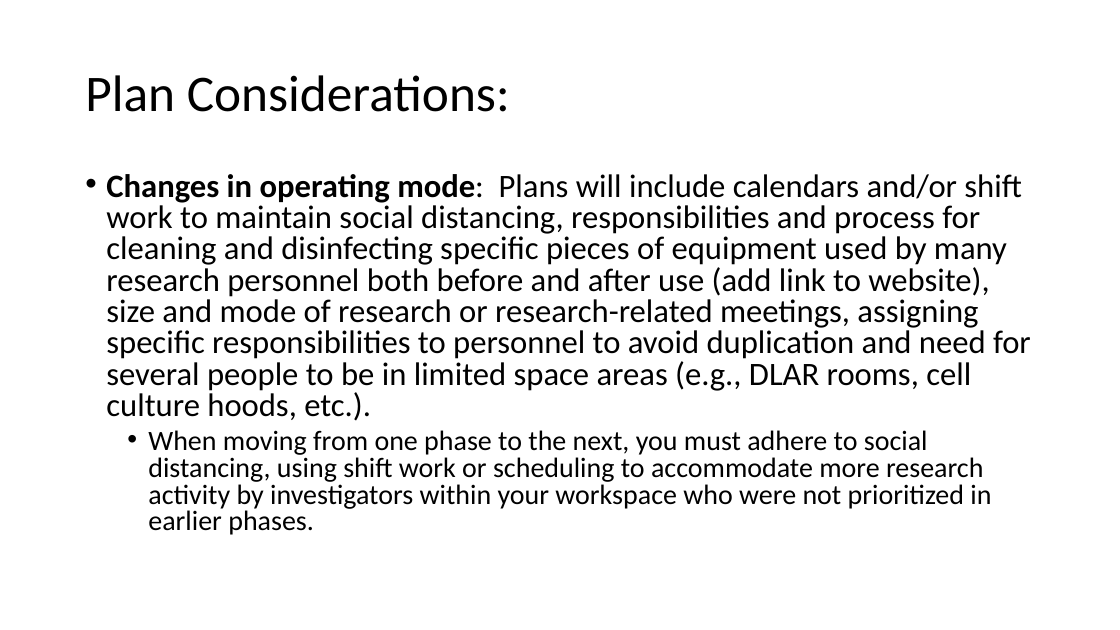
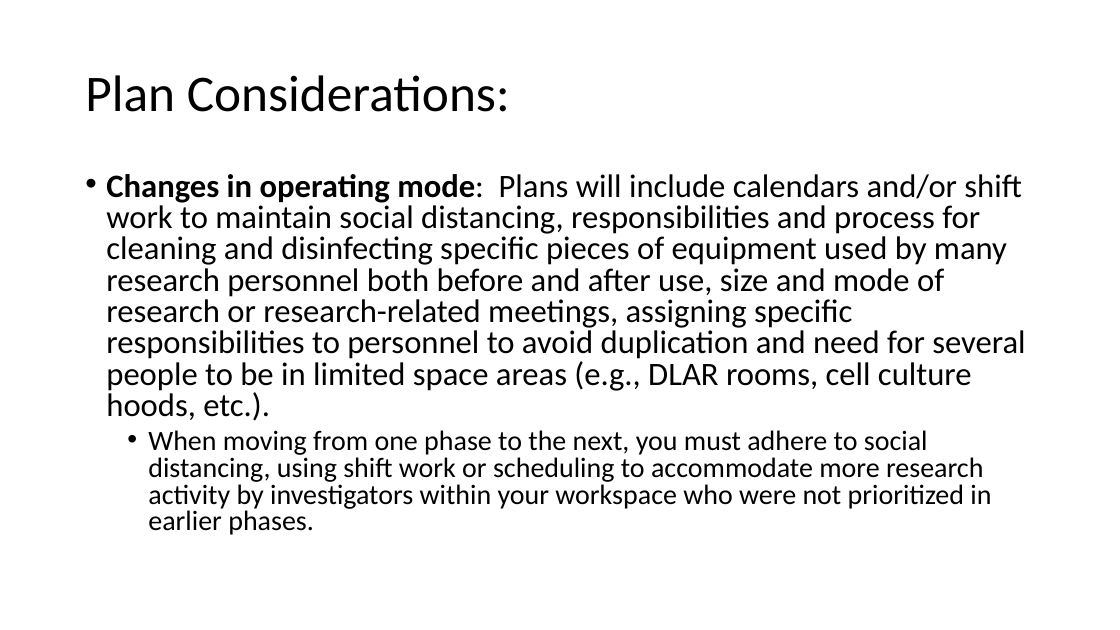
Before and after one commit to DCurrent/ehs-web, a slide deck: slide 25 of docs/ppt/train_resumption_of_research.pptx. Drawn at 1120x630 pixels with LibreOffice and Linux fonts; fonts in the diff are those of the drawing. Boxes give left, top, right and bottom in pixels: in the first picture for what was removed or moved away, otherwise in the second. Text is boxed around its words. In the diff, an @@ line names an element or a change of style, - is before the commit and + after.

```diff
--- a/docs/ppt/train_resumption_of_research.pptx
+++ b/docs/ppt/train_resumption_of_research.pptx
@@ text at (x1=106, y1=174, x2=1025, y2=421): text changed @@
-• Changes in operating mode: Plans will include calendars and/or shift work to maintain social distancing, responsibilities and process for cleaning and disinfecting specific pieces of equipment used by many research personnel both before and after use (add link to website), size and mode of research or research-related meetings, assigning specific responsibilities to personnel to avoid duplication and need for several people to be in limited space areas (e.g., DLAR rooms, cell culture hoods, etc.).
+• Changes in operating mode: Plans will include calendars and/or shift work to maintain social distancing, responsibilities and process for cleaning and disinfecting specific pieces of equipment used by many research personnel both before and after use, size and mode of research or research-related meetings, assigning specific responsibilities to personnel to avoid duplication and need for several people to be in limited space areas (e.g., DLAR rooms, cell culture hoods, etc.).
```
Also in this commit, not shown: 4 other slides changed, 2 other files.
